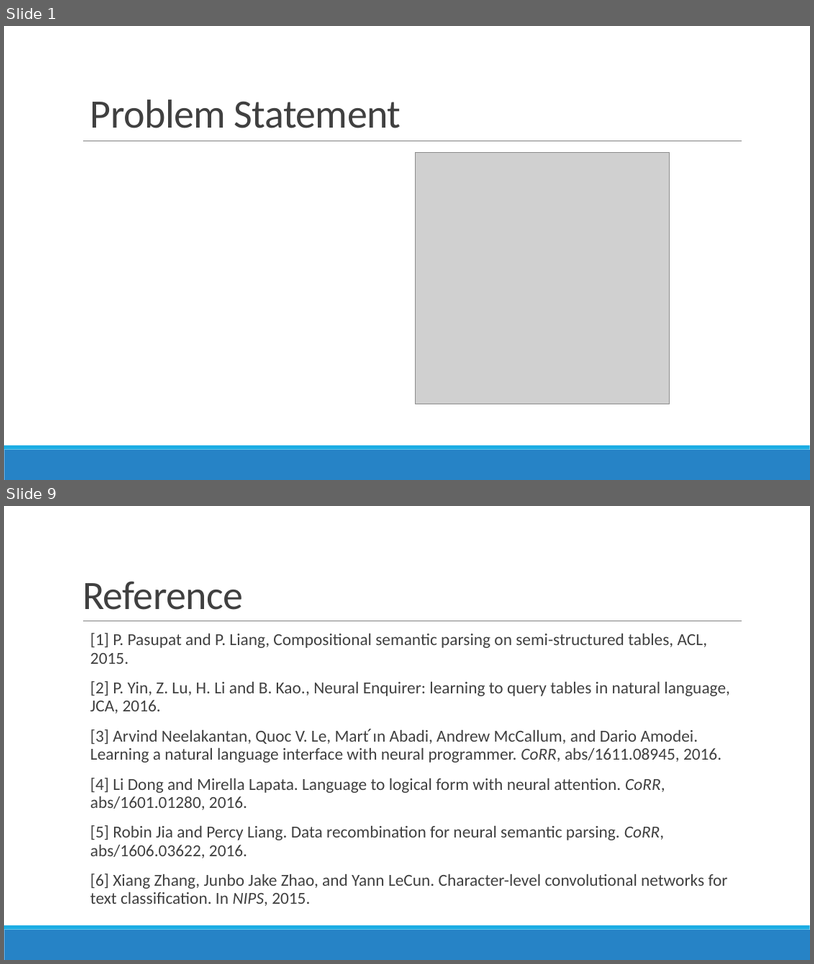
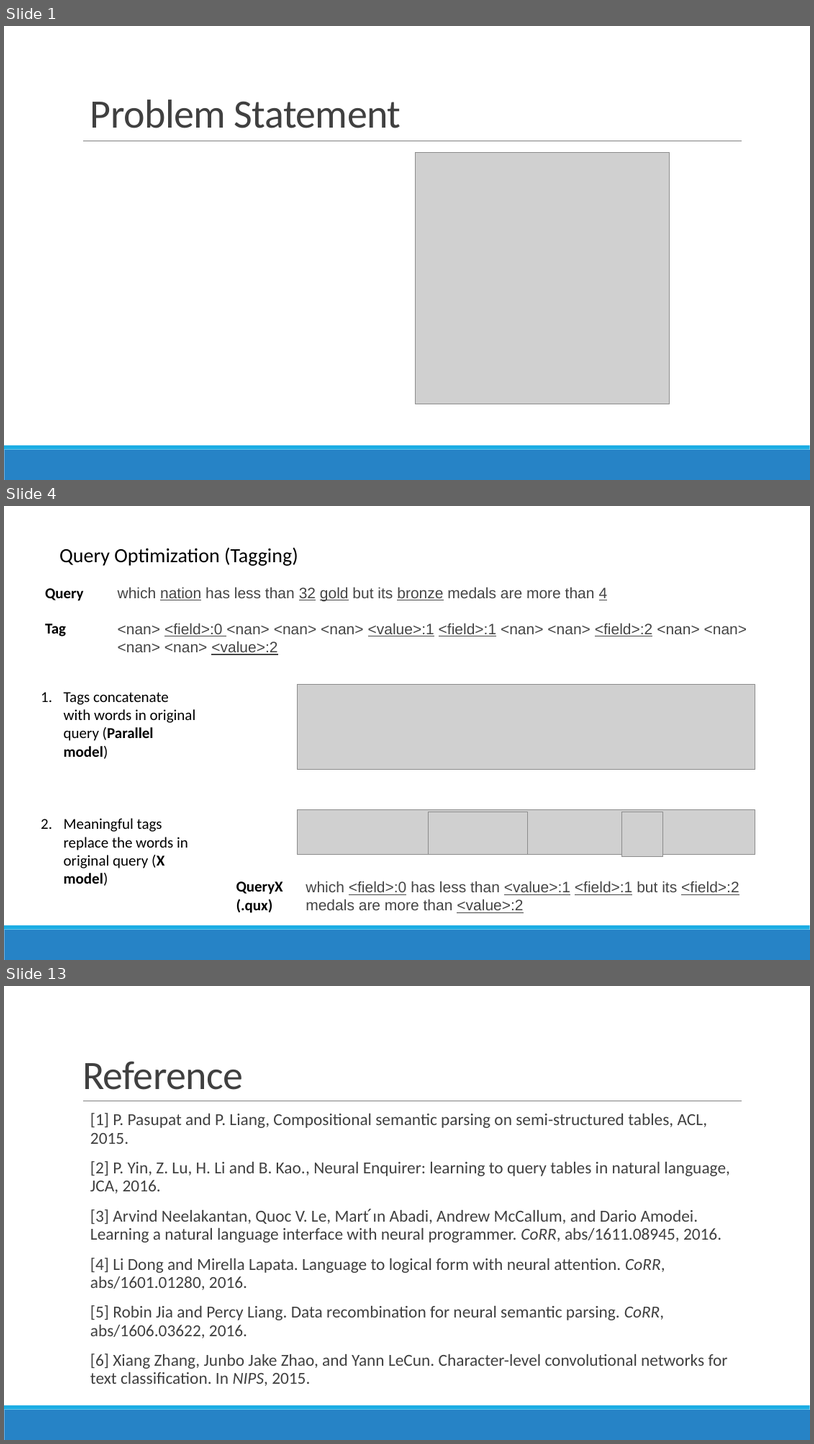
Before and after one commit to richardxiong/dnnQuery, a slide deck: dnnQuery2.pptx. Shown one above the other, each under a label of ours: slides 1 and 9 before the commit, slides 1, 4 and 13 after it; the slides between them are not shown. The pictures are 814x964 and 814x1444 pixels, drawn with LibreOffice and Linux fonts; fonts in the diff are those of the drawing; grey boxes stand for pictures. Boxes give left, top, right and bottom in pixels: in the first picture for what was removed or moved away, otherwise in the second. Text is boxed around its words. In the diff, an @@ line names an element or a change of style, - is before the commit and + after.

```diff
--- a/dnnQuery2.pptx
+++ b/dnnQuery2.pptx
@@ slide 4 added at (x1=4, y1=506, x2=810, y2=960), background #FFFFFF; not listed: 2 template elements that a slide beside it also shows @@
@@ text added at (x1=59, y1=547, x2=298, y2=566), 24 pt, text #000000 @@
+Query Optimization (Tagging)
@@ text added at (x1=45, y1=588, x2=84, y2=601), 18 pt, text #000000, bold @@
+Query
@@ text added at (x1=118, y1=587, x2=608, y2=602), 18 pt, text #454545 @@
+which nation has less than 32 gold but its bronze medals are more than 4
@@ text added at (x1=45, y1=623, x2=66, y2=636), 18 pt, text #000000, bold @@
+Tag
@@ text added at (x1=118, y1=623, x2=748, y2=655), 18 pt, text #454545 @@
+<nan> <field>:0 <nan> <nan> <nan> <value>:1 <field>:1 <nan> <nan> <field>:2 <nan> <nan> <nan> <nan> <value>:2
@@ text added at (x1=64, y1=692, x2=196, y2=885), 18 pt, text #000000 @@
+1. Tags concatenate with words in original query (Parallel model)
+2. Meaningful tags replace the words in original query (X model)
@@ picture added at (x1=298, y1=685, x2=756, y2=769) @@
@@ picture added at (x1=298, y1=810, x2=756, y2=854) @@
@@ picture added at (x1=428, y1=812, x2=528, y2=854) @@
@@ picture added at (x1=622, y1=811, x2=664, y2=856) @@
@@ text added at (x1=237, y1=881, x2=283, y2=913), 18 pt, text #000000, bold @@
+QueryX
+(.qux)
@@ text added at (x1=306, y1=880, x2=739, y2=913), 18 pt, text #454545, underline @@
+which <field>:0 has less than <value>:1 <field>:1 but its <field>:2 medals are more than <value>:2
@@ what was slide 9 is now slide 13 @@
```
Also in this commit, not shown: 3 slides changed, 7 other slides added, 4 slides removed, 1 other file.
